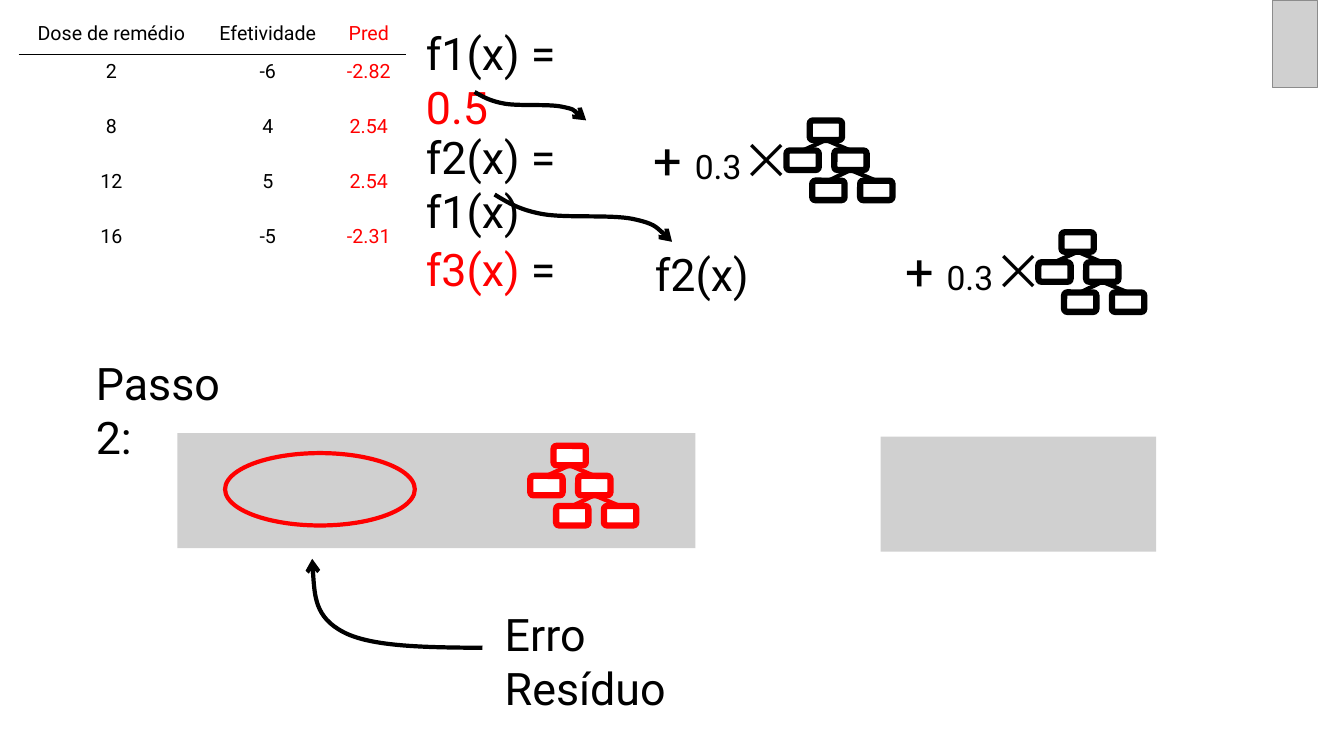
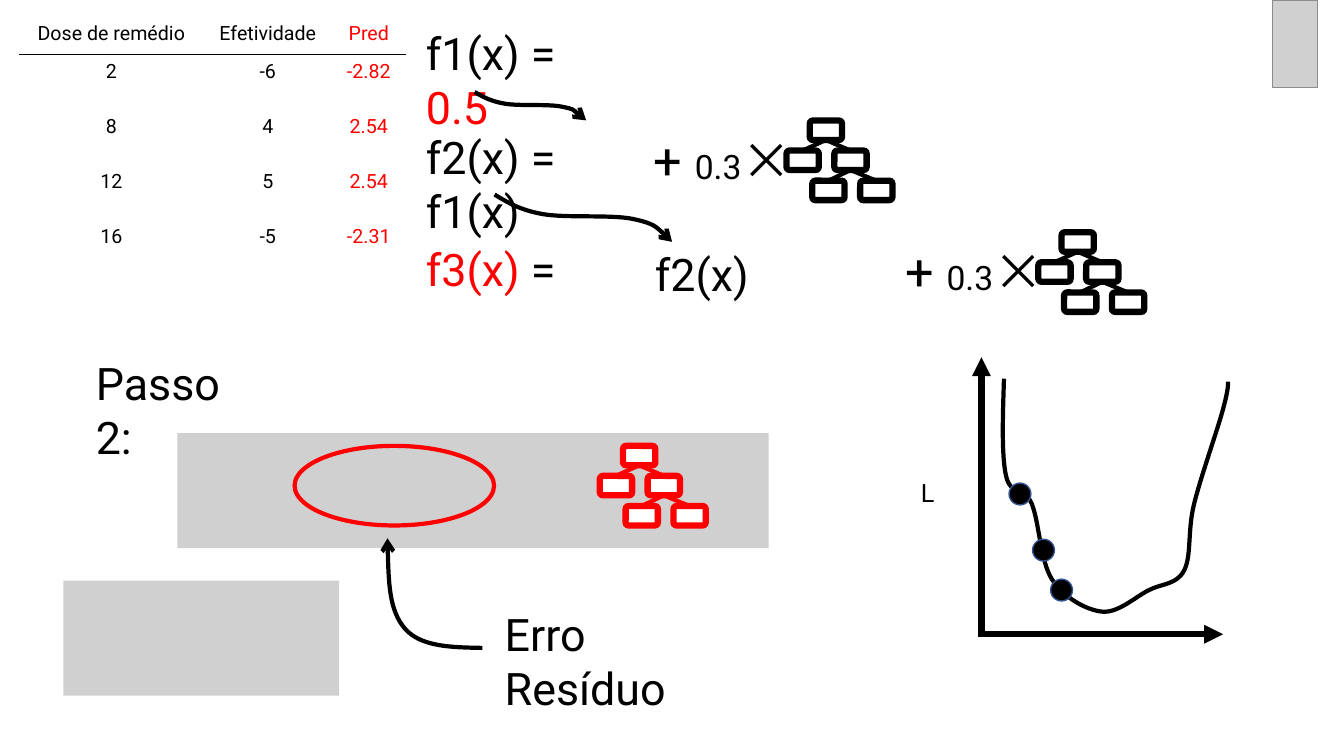
Before and after one commit to curso-r/202005-xgboost, a slide deck: slide 30 of slides/slides_xgb_teoria_e_passo_a_passo.pptx. Drawn at 1344x756 pixels with LibreOffice and Linux fonts; fonts in the diff are those of the drawing; grey boxes stand for pictures. Boxes give left, top, right and bottom in pixels: in the first picture for what was removed or moved away, otherwise in the second. Text is boxed around its words. In the diff, an @@ line names an element or a change of style, - is before the commit and + after.

```diff
--- a/slides/slides_xgb_teoria_e_passo_a_passo.pptx
+++ b/slides/slides_xgb_teoria_e_passo_a_passo.pptx
@@ arrow added from (982, 637) to (982, 357), #000000 4.5 pt @@
@@ freeform shape added at (1003,379,1229,612), outline #000000 3 pt @@
@@ picture: place and size @@
-picture at (177,434,696,548)
+picture at (177,434,769,548)
@@ ellipse: place and size @@
-ellipse at (225,454,414,526)
+ellipse at (294,446,494,525)
@@ rounded rectangle: place and size @@
-rounded rectangle at (554,446,586,465)
+rounded rectangle at (623,446,655,465)
@@ picture removed at (881,437,1156,552) @@
@@ rounded rectangle: place and size @@
-rounded rectangle at (579,476,611,495)
+rounded rectangle at (600,476,632,495)
@@ line moved from (595, 476) - (570, 466) to (616, 476) - (639, 466) @@
@@ line moved from (546, 476) - (570, 466) to (664, 476) - (639, 466) @@
@@ rounded rectangle: place and size @@
-rounded rectangle at (530,476,563,495)
+rounded rectangle at (648,476,681,495)
@@ rounded rectangle: place and size @@
-rounded rectangle at (604,506,636,525)
+rounded rectangle at (626,506,658,525)
@@ line moved from (620, 506) - (595, 495) to (642, 506) - (664, 495) @@
@@ line moved from (573, 506) - (595, 495) to (690, 506) - (664, 495) @@
@@ rounded rectangle: place and size @@
-rounded rectangle at (557,506,589,525)
+rounded rectangle at (674,506,706,525)
@@ text added at (921,484,935,502), 18 pt, text #000000 @@
+L
@@ ellipse added at (1009,483,1031,505), fill #000000, outline #325491 1 pt @@
@@ freeform shape: place and size @@
-freeform shape at (313,559,483,647)
+freeform shape at (387,538,482,648)
@@ ellipse added at (1032,539,1055,562), fill #000000, outline #325491 1 pt @@
@@ picture added at (64,581,339,696) @@
@@ ellipse added at (1051,580,1073,602), fill #000000, outline #325491 1 pt @@
@@ arrow added from (982, 634) to (1223, 634), #000000 4.5 pt @@
```
Also in this commit, not shown: 17 other slides changed, 1 other file.
